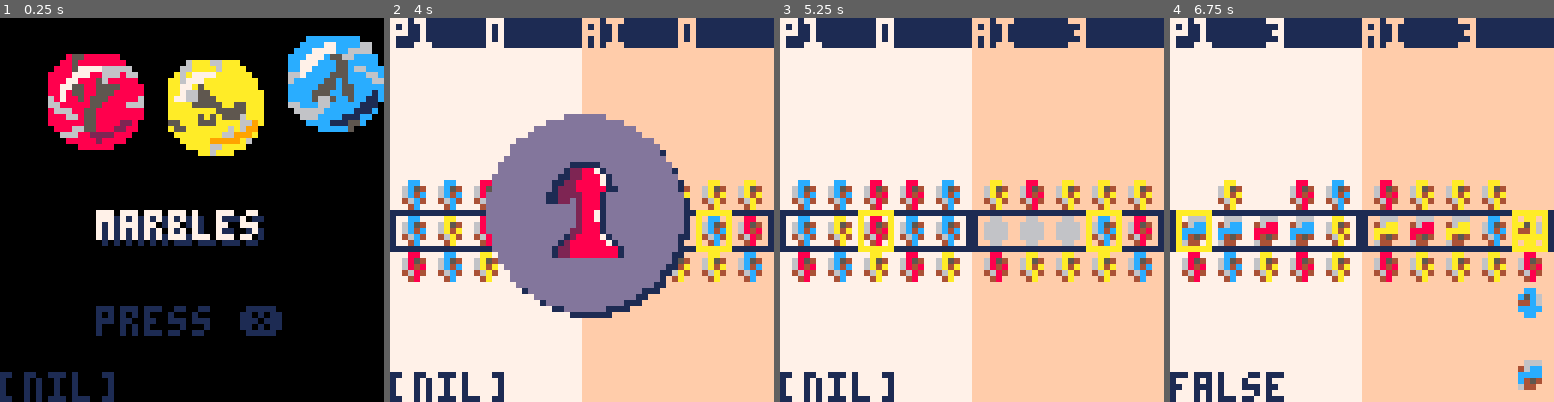
Above: before the commit, frames 1-4 (left to right).
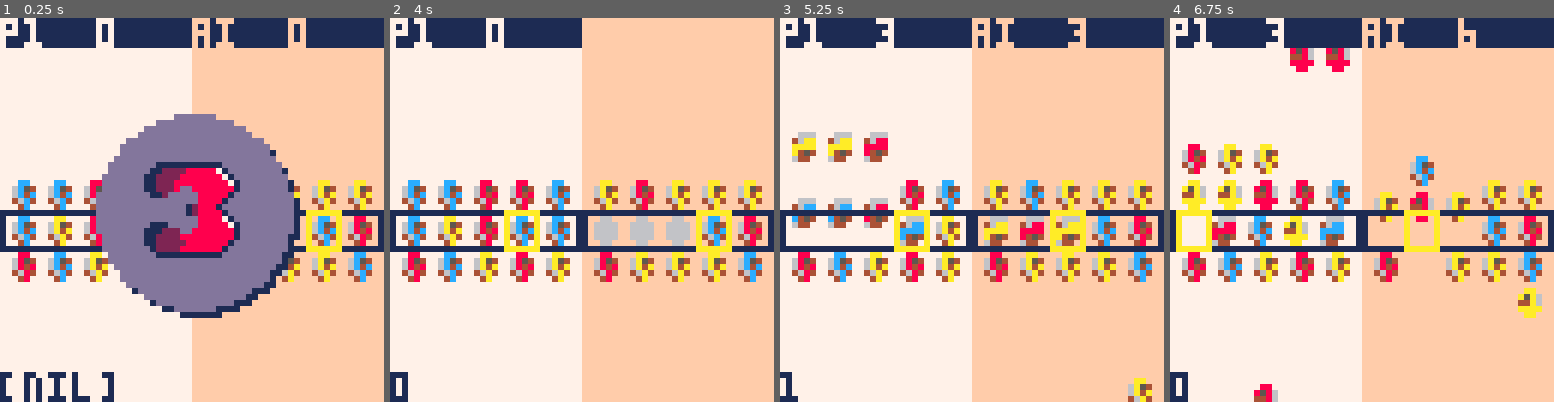
Above: after the commit, the same moments.

Repository: eguneys/pico8-jam
Game: PICO-8 cartridge marbles2.p8
The game is run twice, just before and just after one commit, with the same random seed, the same clock (stepped at 60 frames per second) and the same inputs.
Inputs:
- Up to frame 1 (0.25 s): no input
- Up to frame 2 (4 s): tap X (X key) at 1.07, 2.07, 2.4, 2.73, 3.07, 3.4, 3.73 s; hold Left 1.97-2.37 s; hold Down 2.42-2.82 s; hold Right 2.87-3.53 s; hold Up from 3.58 s (still down)
- Up to frame 3 (5.25 s): tap X (X key) every 0.33 s from 4.07 to 5.07 s; release Up at 4.08 s; hold Right 4.13-4.53 s; hold Down 4.58-5.08 s; hold Left from 5.13 s (still down)
- Up to frame 4 (6.75 s): tap X (X key) every 0.33 s from 5.4 to 6.73 s; release Left at 5.8 s; hold Up 5.85-6.18 s; hold Left 6.23-6.63 s; hold Down from 6.68 s (still down)

The runs differ from the first frame. In frame 1, 98% of the frame differs, in the area x 0-100%, y 0-100%; in frame 2, 26%; in frame 3, 9.1%; in frame 4, 13%.

Commit message:
shake sounds

Diff:
--- a/marbles2.p8
+++ b/marbles2.p8
@@ -6,12 +6,15 @@
 
 side_player = {
    name="p1",
-   bg=7
+   bg=7,
+   score_delay=0,
+   shake=0
 }
 
 side_ai = {
    name="ai",
    bg=15,
+   score_delay=0,
    t=0,
    idea={}
 }
@@ -21,6 +24,8 @@
    cls()
 
    scene=scene_title
+
+   init_scene_intro()
 end
 
 function update_player(player)
@@ -43,13 +48,30 @@
    if btnp(❎) then
       game_shift(game)
    end
+
+   dbg = game.combo
+
+   if player.shake > 0 then
+      player.shake -= 1
+   elseif game.combo > 1 then
+      player.shake = game.combo
+   end
 end
 
 function update_game_score(a, b)
-   if a.game.add_score > 0 then
+   if a.score_delay > 0 then
+      a.score_delay -= 1
+      if a.score_delay == 3 then
+         a.score += a.game.add_score
+         a.game.add_score = 0
+      end
+   elseif a.game.add_score > 0 then
       begin_roll(b.game)
-      a.score += a.game.add_score
-      a.game.add_score = 0
+      if a.name == "ai" then
+         begin_roll(b.game)
+         begin_roll(b.game)
+      end
+      a.score_delay = 10
    end
 
    if a.game.over then
@@ -69,9 +91,16 @@
 
    update_game_score(side_player, side_ai)
    update_game_score(side_ai, side_player)
+
+   if side_player.game.sfx != nil then
+      sfx(side_player.game.sfx)
+   elseif side_ai.game.sfx != nil and maybe(0.2) then
+      sfx(side_ai.game.sfx)
+   end
 end
 
 function draw_scene_play()
+
    draw_side(side_player, 0)
    draw_side(side_ai, 32)
 end
@@ -88,7 +117,16 @@
 function update_scene_intro()
    scene_intro_data.t += 1
 
-   if scene_intro_data.t > 30 * 4 then
+   if scene_intro_data.t < 30 * 3 then
+      if scene_intro_data.t % 30 == 1 then
+         sfx(4)
+      end
+   elseif scene_intro_data.t % 30 == 1 then
+      sfx(5)
+      sfx(6)
+   end
+
+   if scene_intro_data.t == 30 * 4 then
       init_scene_play()
    end
 end
@@ -235,9 +273,23 @@
       draw_stack(game, stack, x)
    end
 
+   camera()
+
    rectfill(x, 0, x + 32, 4, 1)
    print(side.name, x, 0, side.bg)
    print(side.score, x + 16, 0, side.bg)
+
+
+
+   local _x
+
+   if side.name == "p1" then
+      _x = x + (side.score_delay / 10) * 32
+   else
+      _x = x + 32 - (side.score_delay / 10) * 32
+   end
+
+   rectfill(_x, 0, _x + (side.score_delay / 10) * 32, 4, side.bg)
 
    rect(x, 32, x + 31, 32 + 6, 1)
 
@@ -262,7 +314,11 @@
    i=3,
    over=false,
    add_score=0,
-   shift_delay=0
+   shift_delay=0,
+   sfx_timer=0,
+   sfx=nil,
+   combo=0,
+   combo_delay=0
 }
 
 function init_game_data(height)
@@ -486,6 +542,17 @@
 end
 
 function draw_marble(marble, x, y, animy)
+
+   local shakex = 0
+   local shakey = 0
+
+   if side_player.shake > 0 then
+      shakex=sin(rnd() * 0.6 + side_player.shake/3 * 0.4) * 0.5
+      shakey=cos(rnd() * 0.6 + side_player.shake/3 * 0.4) * 0.5
+   end
+
+   camera(shakex, shakey)
+
    --print(marble, x, y, 1)
    sspr(8 + flr(marble.s * 3) * 4, 5 * marble.c, 4, 5, x, y)
 end
@@ -533,13 +600,44 @@
    stack.fall_delay=10
 end
 
+function psfx(game, sfx)
+   if game.sfx_timer == 0 then
+      game.sfx = sfx
+   end
+end
+
+function asfx(game, sfx)
+   game.sfx_timer = 10
+   game.sfx = sfx
+end
+
 function update_game(game)
+
+   game.sfx = nil
+
+   if game.sfx_timer > 0 then
+      game.sfx_timer -= 1
+   end
 
    local full_stacks = true
    local free_stacks = true
 
    for stack in all(game.stacks) do
       update_stack(game, stack)
+
+      if stack.move_delay == 8 then
+         psfx(game, 0)
+      end
+
+      if stack.lose_delay == 8 then
+         if game.combo == 1 then
+            asfx(game, 1)
+         elseif game.combo == 2 then
+            asfx(game, 2)
+         else
+            asfx(game, 3)
+         end
+      end
 
       if stack.move_delay != 0 or
          stack.lose_delay != 0 or
@@ -563,6 +661,11 @@
          shift_marbles(game)
       end
    end
+
+   if game.shift_delay == 9 then
+      psfx(game, 0)
+   end
+
 
    local free_to_match = game.shift_delay == 0 and
       free_stacks
@@ -584,8 +687,17 @@
             for i in all(mi) do
                game.stacks[i].lose_delay=10
             end
-            game.add_score=#mi
+            game.combo += 1
+            game.add_score=#mi * game.combo
+            game.combo_delay = 3
             break
+         end
+      end
+
+      if game.combo_delay > 0 then
+         game.combo_delay -= 1
+         if game.combo_delay == 0 then
+            game.combo = 0
          end
       end
    end
@@ -594,12 +706,18 @@
       local stack = game.stacks[game.i+1]
 
       if game.input_y == 1 then
+         if #stack.top == 5 then
+            asfx(game, 7)
+         end
          if #stack.bottom > 0 and
          #stack.top < 5 then
             stack.dy=1
             stack.move_delay=max_move_delay
          end
       elseif game.input_y == -1 then
+         if #stack.bottom == 5 then
+            asfx(game, 7)
+         end
          if #stack.top > 0 and
          #stack.bottom < 5 then
             stack.dy=-1
@@ -623,7 +741,7 @@
    stack.ry = 6
 
    if #stack.top == #stack.bottom then
-      stack.ray=maybe() and 1 or -1
+      stack.ray=maybe(0.5) and 1 or -1
    elseif #stack.top < #stack.bottom then
       stack.ray=1
    else
@@ -667,7 +785,7 @@
 
       else
          local v = stack_height(game, i)
-         if (v == smallest_v and maybe()) or
+         if (v == smallest_v and maybe(0.5)) or
          v < smallest_v then
             smallest_i = i
             smallest_v = v
@@ -749,6 +867,7 @@
 
 x_cursor=1
 y_cursor=2
+shift_cursor=3
 
 function update_ai(ai)
 
@@ -762,11 +881,8 @@
 
    local handled = nil
 
-   dbg = #ai.idea > 0 and ai.idea[1].a
-
+   handled = handled or ai_shift_match(ai, game)
    handled = handled or ai_follow_idea(ai, game)
-
-   handled = handled or ai_shift_match(ai, game)
    handled = handled or ai_two_match(ai, game)
    handled = handled or ai_three_match(ai, game)
 
@@ -795,7 +911,7 @@
 function ai_center_match_all(game, mi)
    local m = game.stacks[mi[1]].center
    for i in all(mi) do
-      if game.stacks[i].center != m then
+      if not marble_equal(game.stacks[i].center, m) then
          return false
       end
    end
@@ -804,12 +920,8 @@
 
 function ai_center_match_two(game, mi)
    local m = game.stacks[mi[1]].center
-   for i=1,2 do
-      if game.stacks[mi[i]].center != m then
-         return false
-      end
-   end
-   return true
+   local m2 = game.stacks[mi[2]].center
+   return marble_equal(m, m2)
 end
 
 function ai_follow_idea(ai, game)
@@ -819,8 +931,15 @@
          return ai_idea_x_cursor(ai, game, idea)
       elseif idea.a == y_cursor then
          return ai_idea_y_cursor(ai, game, idea)
-      end
-   end
+      elseif idea.a == shift_cursor then
+         return ai_idea_shift_cursor(ai, game, idea)
+      end
+   end
+end
+
+function ai_idea_shift_cursor(ai, game, idea)
+   del(ai.idea, idea)
+   return ai_move_shift
 end
 
 function ai_idea_x_cursor(ai, game, idea)
@@ -867,7 +986,10 @@
    { 2, 3, 4 },
    { 2, 3, 1 },
    { 3, 4, 5 },
-   { 3, 4, 2 }
+   { 3, 4, 2 },
+   { 1, 3, 2 },
+   { 2, 4, 3 },
+   { 3, 5, 4 }
 }
 
 function ai_two_match(ai, game)
@@ -885,6 +1007,10 @@
                 a=y_cursor,
                 to=-4
          })
+         add(ai.idea, {
+                a=shift_cursor
+         })
+         break
       end
    end
 end
@@ -923,8 +1049,8 @@
 
 -->8
 
-function maybe()
-   return rnd(1)<0.5
+function maybe(v)
+   return rnd(1)<v
 end
 
 function merge(base, extend)
Not shown, changed: the sound effects (__sfx__) section of marbles2.p8
